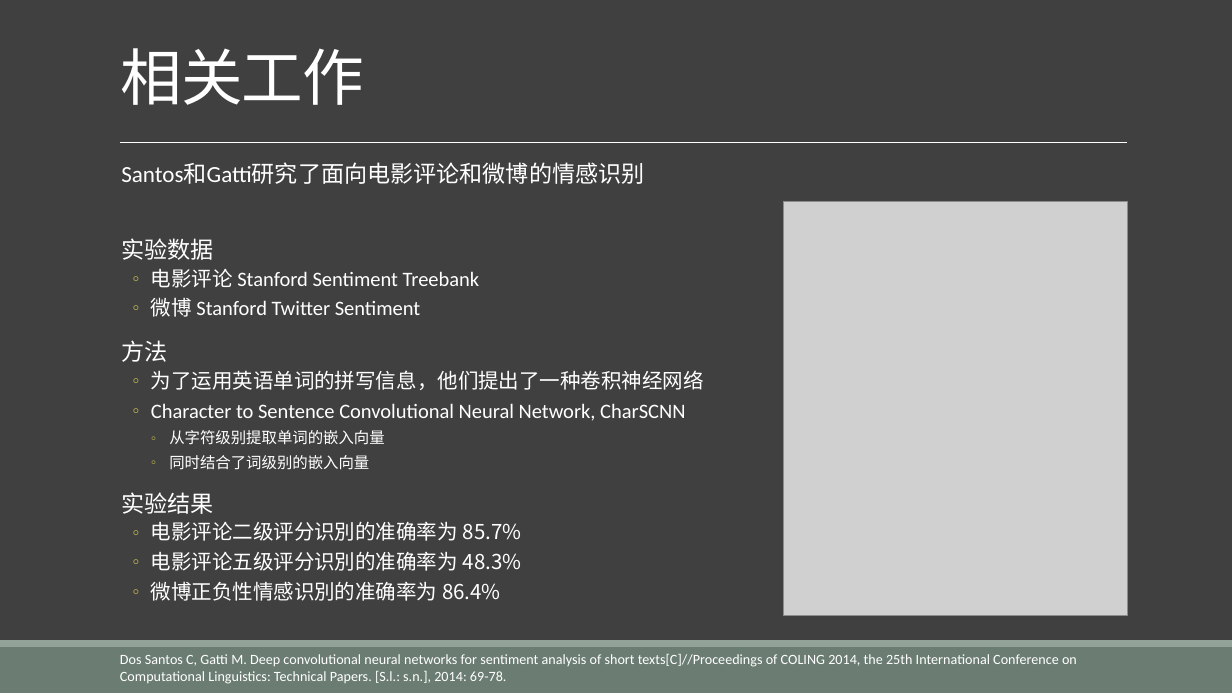
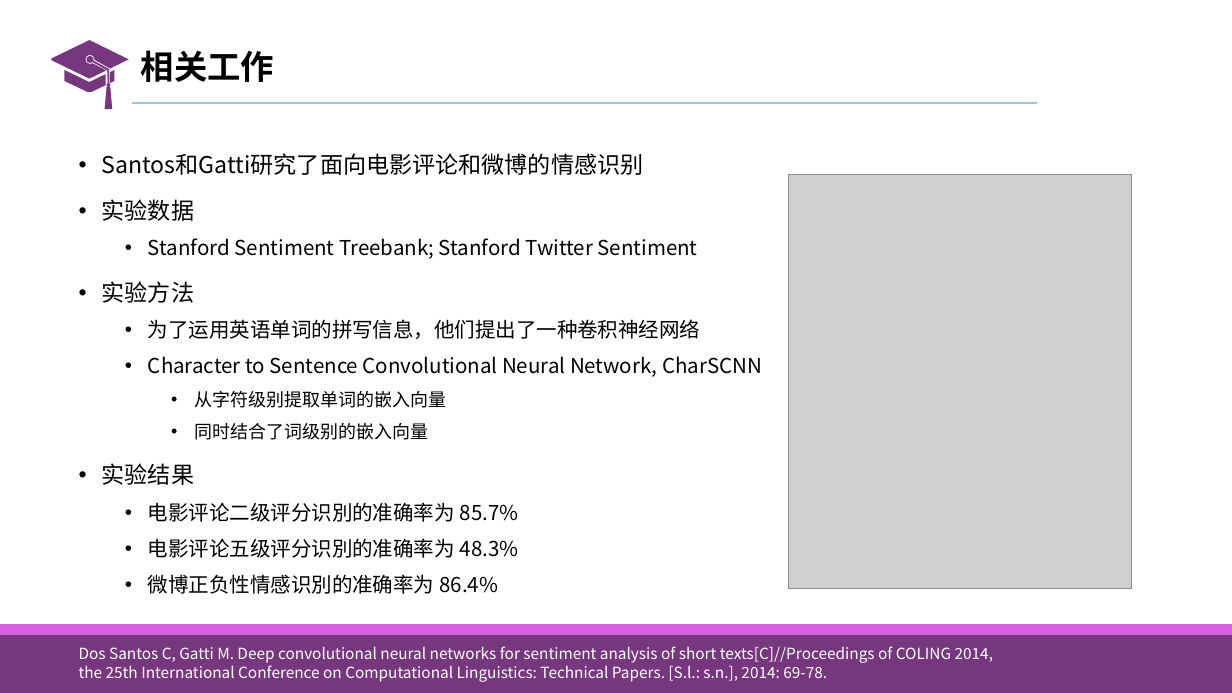
Before and after one commit to liangxh/grad2019, a slide deck: slide 9 of 计研163_梁锡豪_2016211014.pptx. Drawn at 1232x693 pixels with LibreOffice and Linux fonts; fonts in the diff are those of the drawing; grey boxes stand for pictures. Boxes give left, top, right and bottom in pixels: in the first picture for what was removed or moved away, otherwise in the second. Text is boxed around its words. In the diff, an @@ line names an element or a change of style, - is before the commit and + after.

```diff
--- a/计研163_梁锡豪_2016211014.pptx
+++ b/计研163_梁锡豪_2016211014.pptx
@@ background #404040 to #FFFFFF @@
@@ freeform shape added at (51,40,128,109), fill #77377E @@
@@ title "相关工作": place and size @@
-title "相关工作" at (120,48,364,105)
+title "相关工作" at (141,50,274,82)
@@ title "相关工作" at (141,50,274,82): size 48 to 26 pt, text colour #FFFFFF to #000000, letter spacing -0.5 to 0 pt, bold on; line spacing 0.85 to 0.9; vertical alignment bottom to middle @@
@@ line added from (131, 104) to (1037, 104), #9DC3E6 1.5 pt @@
@@ text "Santos和Gatti研究了面向电影评论和微博的情感识别": place and size @@
-text "Santos和Gatti研究了面向电影评论和微博的情感识别" at (121,163,704,601)
+text "Santos和Gatti研究了面向电影评论和微博的情感识别" at (102,153,762,594)
@@ line removed from (120, 142) to (1128, 142) @@
@@ text at (102,153,762,594): font Calibri to Noto Sans CJK SC in "Santos和Gatti研究了面向电影评论和微博的情感识别", "Character to Sentence Convolutional Neural Network, CharSCNN"; text colour #FFFFFF to #000000 in "Santos和Gatti研究了面向电影评论和微博的情感识别", "实验数据", "为了运用英语单词的拼写信息，他们提出了一种卷积神经网络", "Character to Sentence Convolutional Neural Network, CharSCNN" and 6 more places; size 12 to 14 pt in "从字符级别提取单词的嵌入向量", "同时结合了词级别的嵌入向量"; bullet   to •; line spacing 0.9 to 1.2; less space between paragraphs; bullet ◦ to • @@
@@ picture: place and size @@
-picture at (784,201,1128,616)
+picture at (788,175,1132,589)
@@ text at (102,238,698,303): text changed; font Calibri to Noto Sans CJK SC; text colour #FFFFFF to #000000 @@
-  ◦ 电影评论 Stanford Sentiment Treebank
-  ◦ 微博 Stanford Twitter Sentiment
-  方法
+  • Stanford Sentiment Treebank; Stanford Twitter Sentiment
+• 实验方法
@@ rectangle added at (0,625,1232,693), fill #77377E @@
@@ rectangle added at (0,625,1232,636), fill #D661DD @@
@@ rectangle removed at (0,647,1232,693) @@
@@ rectangle removed at (0,640,1232,647) @@
@@ text "Dos Santos C, Gatti M. ...": place and size @@
-text "Dos Santos C, Gatti M. ..." at (120,654,1077,684)
+text "Dos Santos C, Gatti M. ..." at (79,646,993,682)
@@ text "Dos Santos C, Gatti M. ..." at (79,646,993,682): size 11 to 12 pt, font Calibri to Noto Sans CJK SC @@
```
Also in this commit, not shown: 26 other slides changed, 32 slides added, 8 slides removed, 9 other files.
